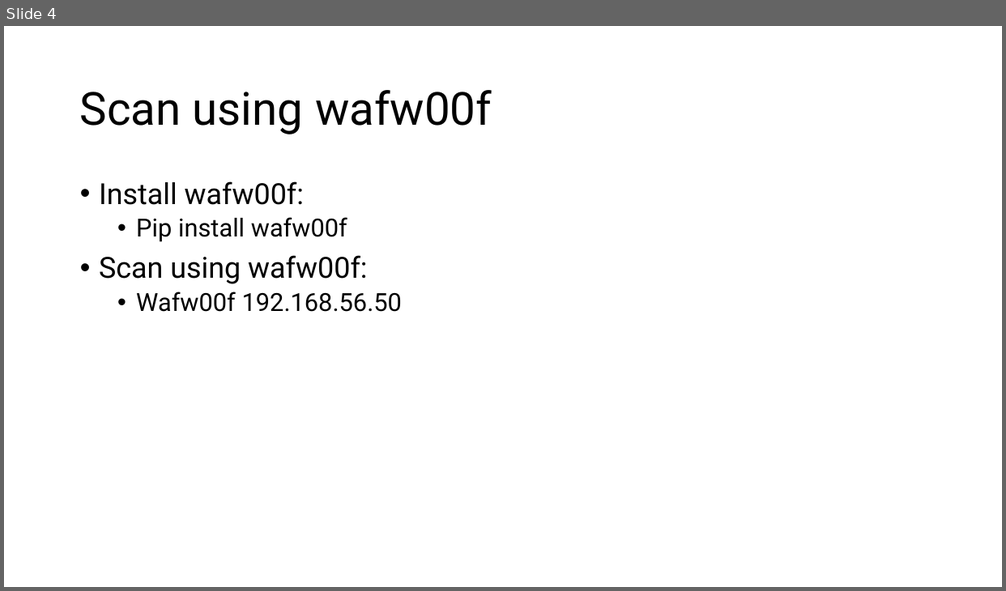
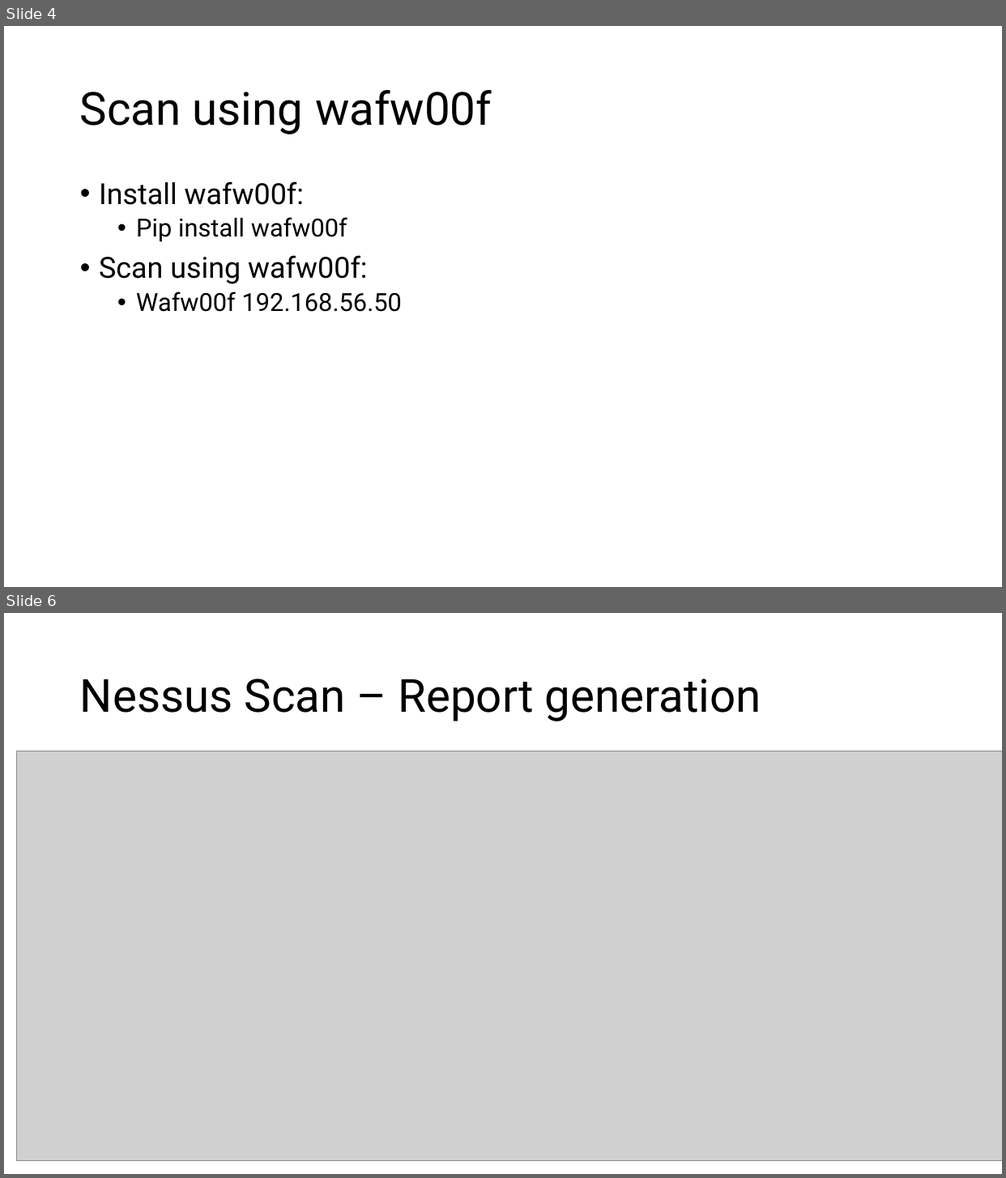
Before and after one commit to crimescene123/cyber, a slide deck: Week6 Activities.pptx. Shown one above the other, each under a label of ours: slide 4 before the commit, slides 4 and 6 after it; the slides between them are not shown. The pictures are 1006x591 and 1006x1178 pixels, drawn with LibreOffice and Linux fonts; fonts in the diff are those of the drawing; grey boxes stand for pictures. Boxes give left, top, right and bottom in pixels: in the first picture for what was removed or moved away, otherwise in the second. Text is boxed around its words. In the diff, an @@ line names an element or a change of style, - is before the commit and + after.

```diff
--- a/Week6 Activities.pptx
+++ b/Week6 Activities.pptx
@@ slide 6 added at (4,613,1002,1174), background #FFFFFF @@
@@ title added at (80,679,761,722), 44 pt, text #000000 @@
+Nessus Scan – Report generation
@@ picture added at (17,752,1002,1161) @@
```
Also in this commit, not shown: 1 other slide added, 2 other files.
